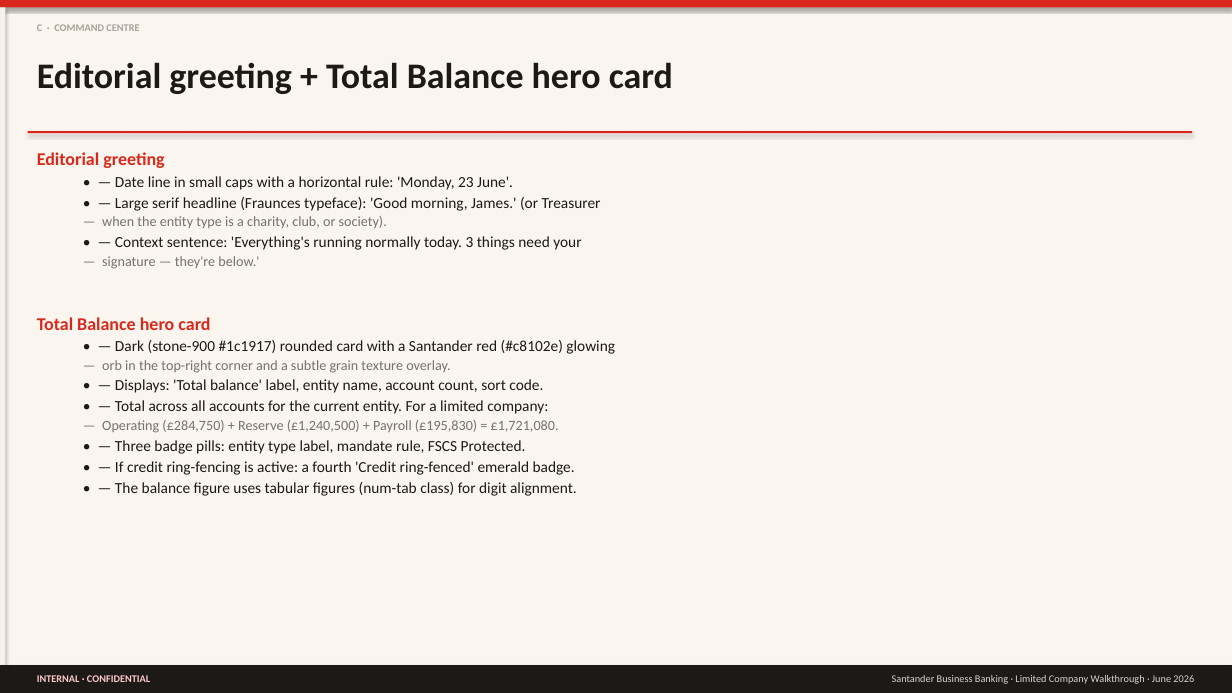
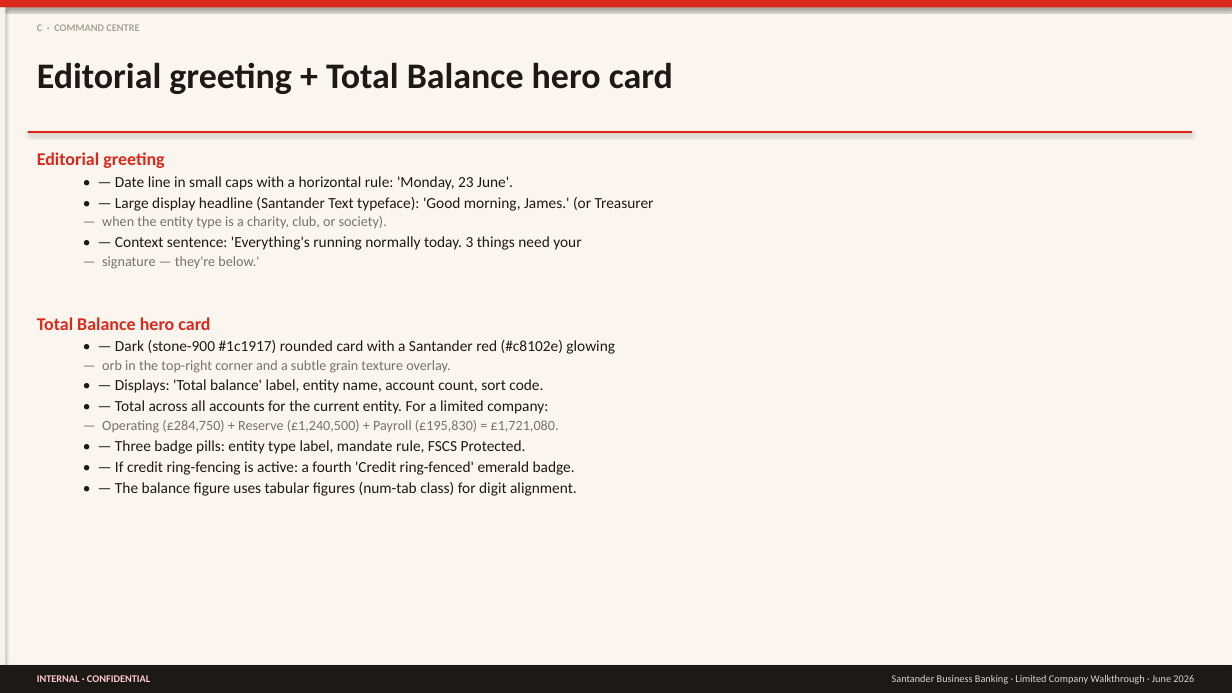
Before and after one commit to imscots-ui/santander, a slide deck: slide 12 of Santander_LimitedCompany_Walkthrough.pptx. Drawn at 1232x693 pixels with LibreOffice and Linux fonts; fonts in the diff are those of the drawing. Boxes give left, top, right and bottom in pixels: in the first picture for what was removed or moved away, otherwise in the second. Text is boxed around its words. In the diff, an @@ line names an element or a change of style, - is before the commit and + after.

```diff
--- a/Santander_LimitedCompany_Walkthrough.pptx
+++ b/Santander_LimitedCompany_Walkthrough.pptx
@@ text at <box>115,197,654,211</box>: text changed @@
-  • — Large serif headline (Fraunces typeface): 'Good morning, James.' (or Treasurer
+  • — Large display headline (Santander Text typeface): 'Good morning, James.' (or Treasurer
```
Also in this commit, not shown: 7 other files.
